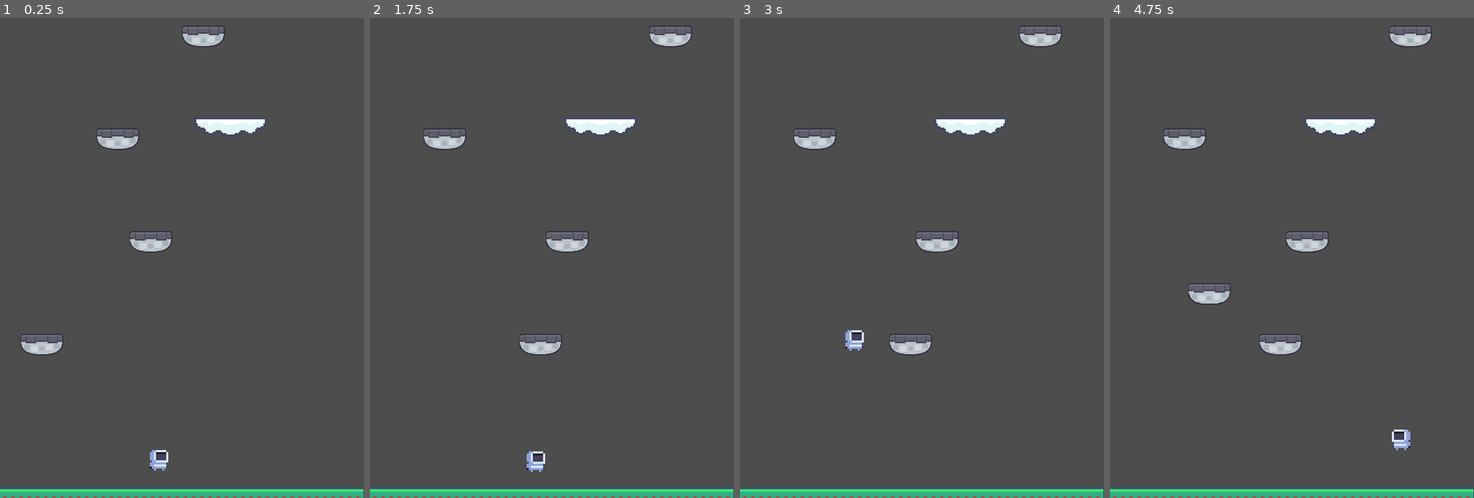
Above: before the commit, frames 1-4 (left to right).
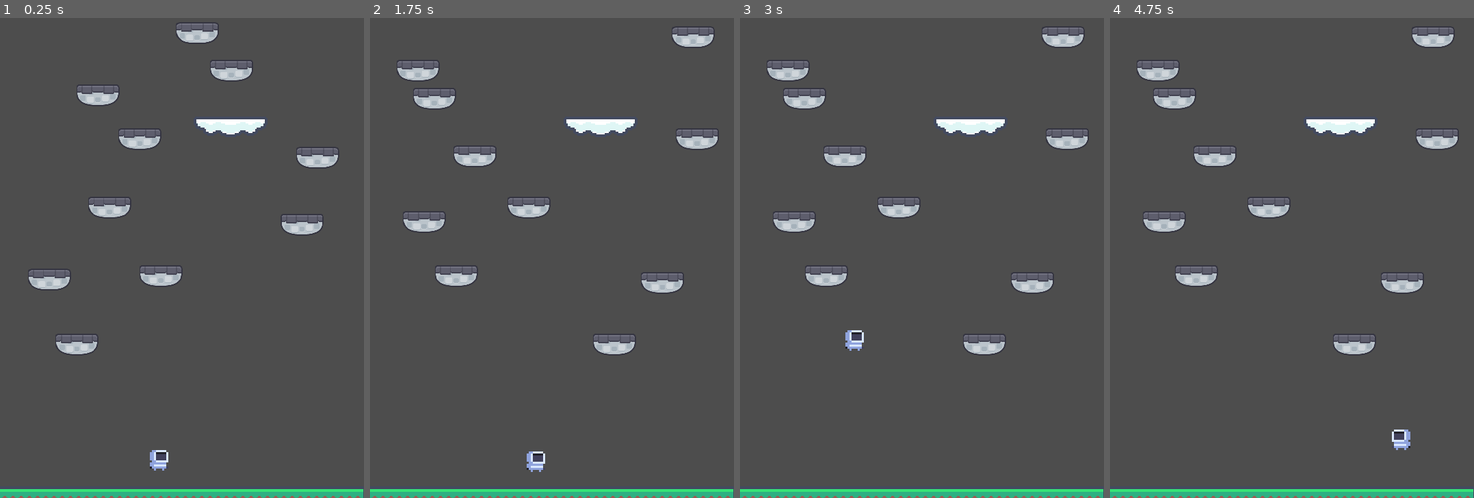
Above: after the commit, the same moments.

Repository: Slime-x/doodle-jump
Game: Godot game, scene res://scenes/game.tscn
Two runs of this game, one before a commit and one after it. Both use one fixed random seed, a clock stepped at 60 frames per second and the inputs below.
Inputs (mouse positions are in pixels of both pictures, inside the frame that each line leads up to):
- Up to frame 1 (0.25 s): no input
- Up to frame 2 (1.75 s): tap Enter at 0.5 s; move the mouse to (632, 234) at 0.52 s; hold D (right) from 0.53 s (still down); tap Alt at 0.6 s; click (632, 234) at 0.67 s; tap Up at 0.77, 1.52 s; move the mouse to (479, 282) at 1.27 s; tap Shift at 1.35 s
- Up to frame 3 (3 s): move the mouse to (958, 152) at 2.02 s; release D (right) at 2.03 s; hold A (left) 2.03-2.78 s; tap Alt at 2.1 s; move the mouse to (903, 354) at 2.77 s; hold D (right) from 2.78 s (still down); tap Shift at 2.85 s; click (903, 354) at 2.92 s
- Up to frame 4 (4.75 s): tap Up at 3.02, 3.77, 4.52 s; move the mouse to (1401, 330) at 3.52 s; tap Alt at 3.6 s; move the mouse to (1182, 186) at 4.27 s; release D (right) at 4.28 s; hold A (left) from 4.28 s (still down); tap Shift at 4.35 s

The runs differ from the first frame. In frame 1, 4.3% of the frame differs, in the area x 5-93%, y 1-71%; in frame 2, 4.8%; in frame 3, 4.8%; in frame 4, 5.1%, in the area x 7-96%, y 1-71%.

Commit message:
Finished the platform generation hopefully

Diff:
--- a/scenes/game.tscn
+++ b/scenes/game.tscn
@@ -681,10 +681,4 @@
 [node name="platform_spawner" type="Node" parent="." unique_id=1591493404]
 script = ExtResource("5_p57ef")
 
-[node name="Timer" type="Timer" parent="platform_spawner" unique_id=1327788645]
-wait_time = 3.0
-autostart = true
-
 [node name="platforms" type="Node" parent="." unique_id=1320457500]
-
-[connection signal="timeout" from="platform_spawner/Timer" to="platform_spawner" method="_on_timer_timeout"]
--- a/scripts/camera.gd
+++ b/scripts/camera.gd
@@ -2,6 +2,7 @@
 
 @export var player: CharacterBody2D
 var highest_y: float
+var platform_position
 
 func _ready() -> void:
 	highest_y = global_position.y
@@ -9,6 +10,7 @@
 func _process(_delta: float) -> void:
 	if player.global_position.y < highest_y:
 		highest_y = player.global_position.y
+		platform_position = highest_y - 200
 		global_position.y = highest_y
 	if player.global_position.y > highest_y + 350:
 		player.restart()
--- a/scripts/platform_spawner.gd
+++ b/scripts/platform_spawner.gd
@@ -2,21 +2,37 @@
 
 @onready var timer: Timer = $Timer
 @onready var camera: Camera2D = $"../Camera2D"
+@onready var platform_scene = preload("res://scenes/platform_3.tscn")
 
-@onready var platform_scene = preload("res://scenes/platform_3.tscn")
+var highest_platform: float
+var spawn_distance: float = 400
+var min_gap: float = 80
+var max_gap: float = 100
+var platform_count = 0
+
 
 func _ready() -> void:
 	var y = 150
 	for i in range(5):
-		var new_platform = platform_scene.instantiate()
-		new_platform.position = Vector2(randi_range(80,530), y)
-		get_parent().get_node("platforms").add_child(new_platform)
-		y -= 150
-func spawn():
-	var new_platform = platform_scene.instantiate()
-	new_platform.position = Vector2(randi_range(80,530), camera.highest_y + 50)
-	get_parent().get_node("platforms").add_child(new_platform)
+		spawn_at(y)
+		if i == 0:
+			highest_platform = y
+		else:
+			min(highest_platform, y)
+		y -= 100
 
 
-func _on_timer_timeout() -> void:
-	spawn()
+func _process(delta: float) -> void:
+	if camera.global_position.y < highest_platform + spawn_distance:
+		var platform_to_spawn = randi_range(2,3)
+
+		for i in range(platform_to_spawn):
+			var gap = randf_range(min_gap, max_gap)
+			highest_platform -= gap
+			spawn_at(highest_platform)
+
+
+func spawn_at(y):
+	var new_platform = platform_scene.instantiate()
+	new_platform.position = Vector2(randi_range(80,530), y)
+	get_parent().get_node("platforms").add_child(new_platform)
